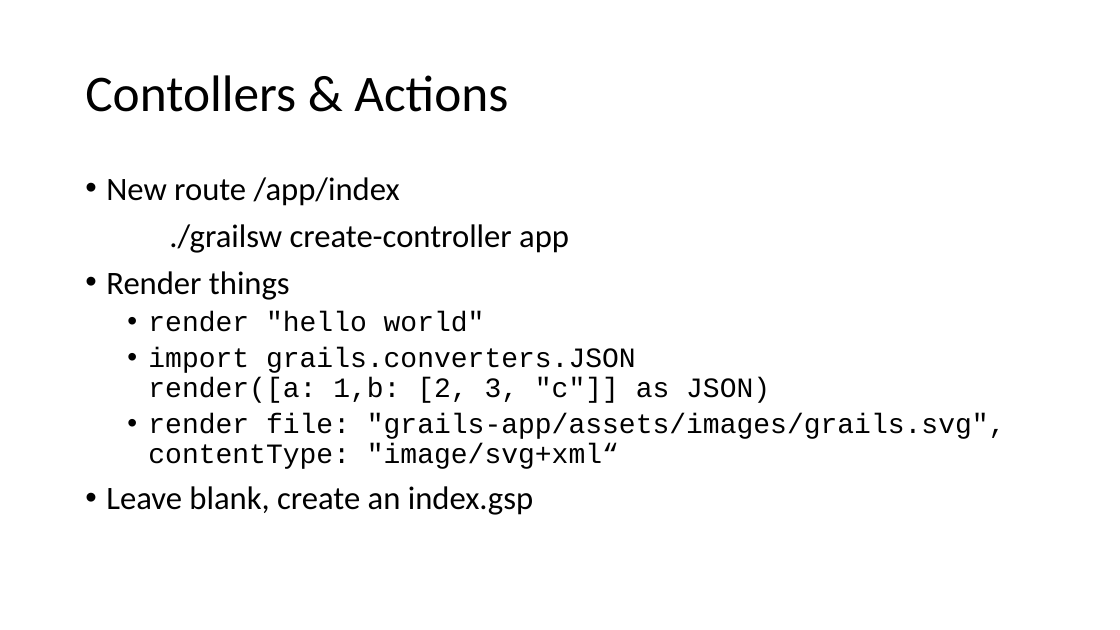
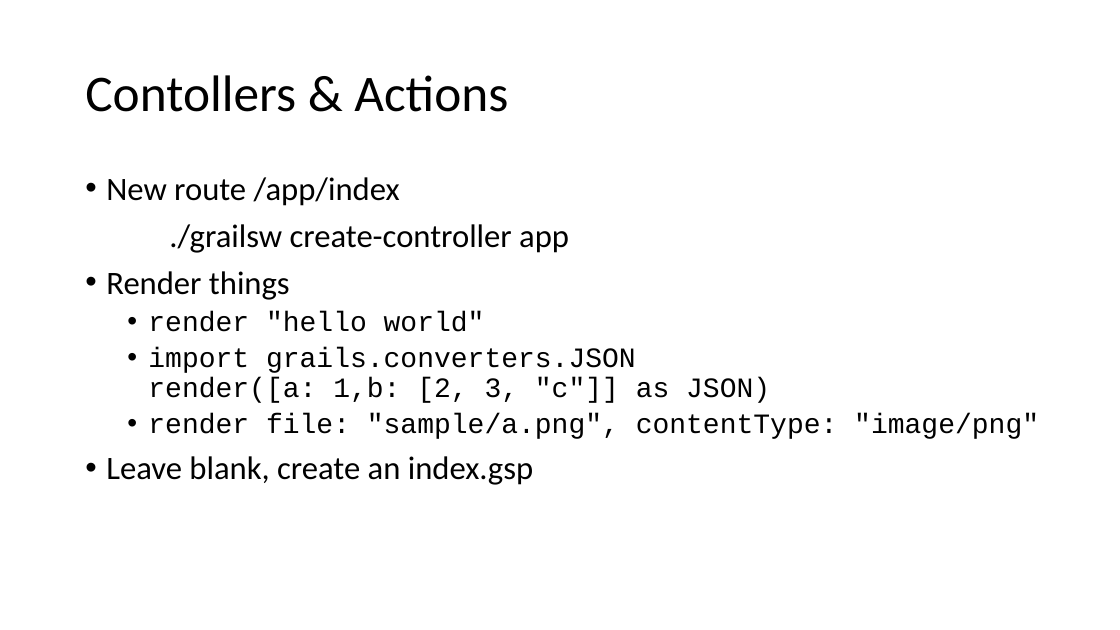
Before and after one commit to aibolit/SixOneFourEight, a slide deck: slide 10 of Presentation.pptx. Drawn at 1120x630 pixels with LibreOffice and Linux fonts; fonts in the diff are those of the drawing. Boxes give left, top, right and bottom in pixels: in the first picture for what was removed or moved away, otherwise in the second. Text is boxed around its words. In the diff, an @@ line names an element or a change of style, - is before the commit and + after.

Commit message:
presentation

```diff
--- a/Presentation.pptx
+++ b/Presentation.pptx
@@ text at [148, 413, 1039, 439]: text changed @@
-  • render file: "grails-app/assets/images/grails.svg", contentType: "image/svg+xml“
+  • render file: "sample/a.png", contentType: "image/png"
```
Also in this commit, not shown: 3 other slides changed.
